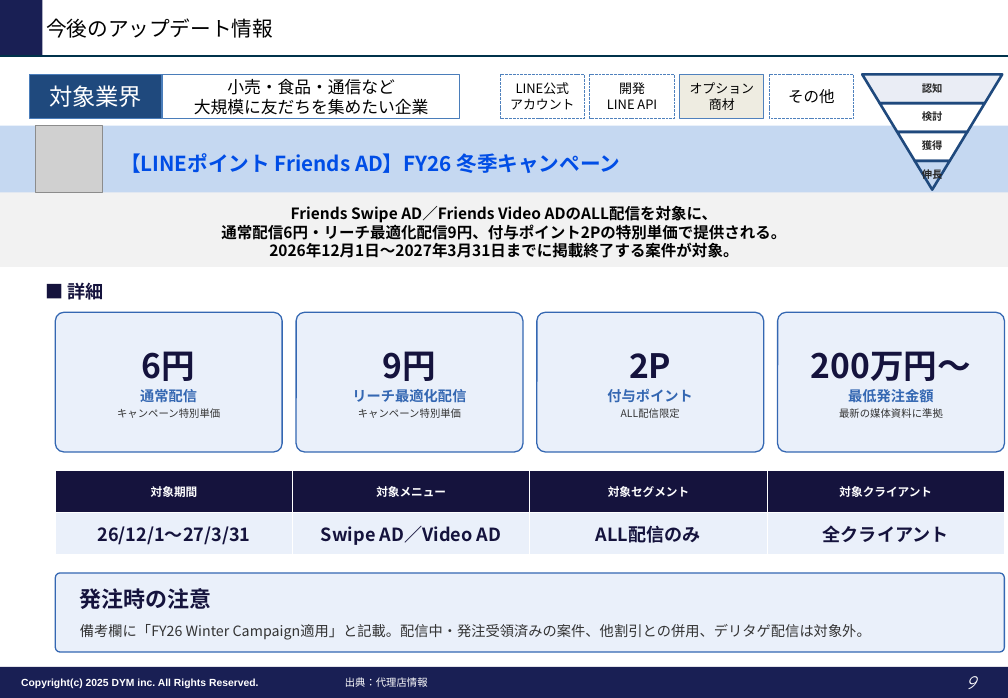
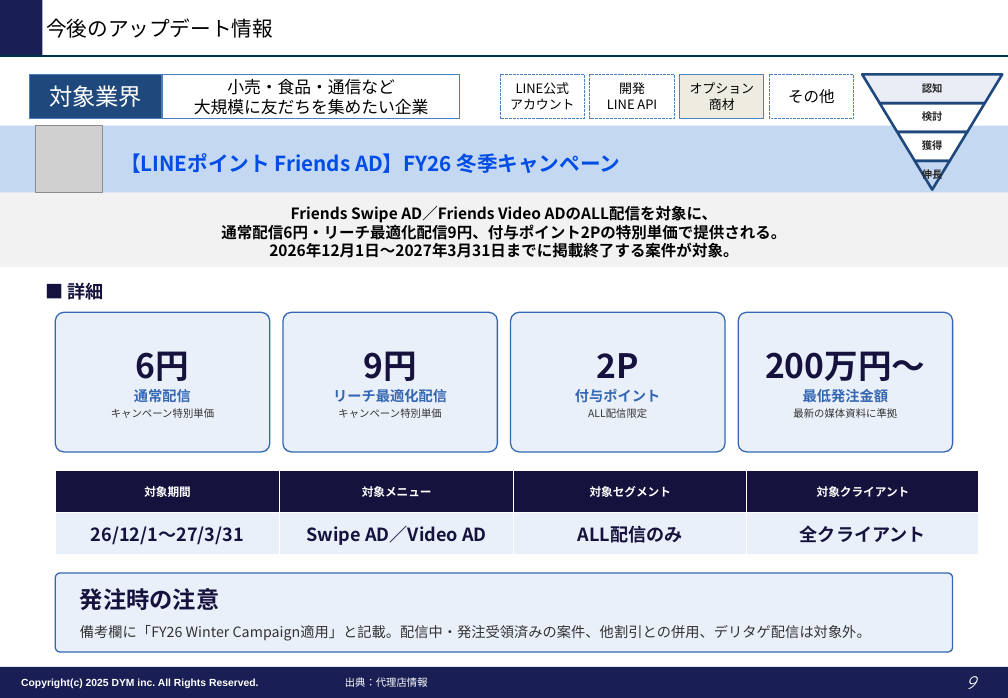
Before and after one commit to tonomura-r-dev/folder, a slide deck: slide 9 of LINEOA媒体最新情報_2026年10月トレンドレポート.pptx. Drawn at 1008x698 pixels with LibreOffice and Linux fonts; fonts in the diff are those of the drawing; grey boxes stand for pictures; background and template pictures are left out. Boxes give left, top, right and bottom in pixels: in the first picture for what was removed or moved away, otherwise in the second. Text is boxed around its words. In the diff, an @@ line names an element or a change of style, - is before the commit and + after.

```diff
--- a/LINEOA媒体最新情報_2026年10月トレンドレポート.pptx
+++ b/LINEOA媒体最新情報_2026年10月トレンドレポート.pptx
@@ rounded rectangle "6円": place and size @@
-rounded rectangle "6円" at (56,313,283,452)
+rounded rectangle "6円" at (56,313,270,452)
@@ rounded rectangle "9円": place and size @@
-rounded rectangle "9円" at (296,313,523,452)
+rounded rectangle "9円" at (283,313,497,452)
@@ rounded rectangle "2P": place and size @@
-rounded rectangle "2P" at (537,313,764,452)
+rounded rectangle "2P" at (511,313,725,452)
@@ rounded rectangle "200万円〜": place and size @@
-rounded rectangle "200万円〜" at (778,313,1005,452)
+rounded rectangle "200万円〜" at (738,313,952,452)
@@ table: place and size @@
-table at (56,471,1005,555)
+table at (56,471,981,555)
@@ rounded rectangle "発注時の注意": place and size @@
-rounded rectangle "発注時の注意" at (56,573,1005,652)
+rounded rectangle "発注時の注意" at (56,573,953,652)
@@ text in rounded rectangle at (80,588,220,610): size 17 to 18 pt in "発注時の注意" @@
```
Also in this commit, not shown: 8 other slides changed, 2 other files.
